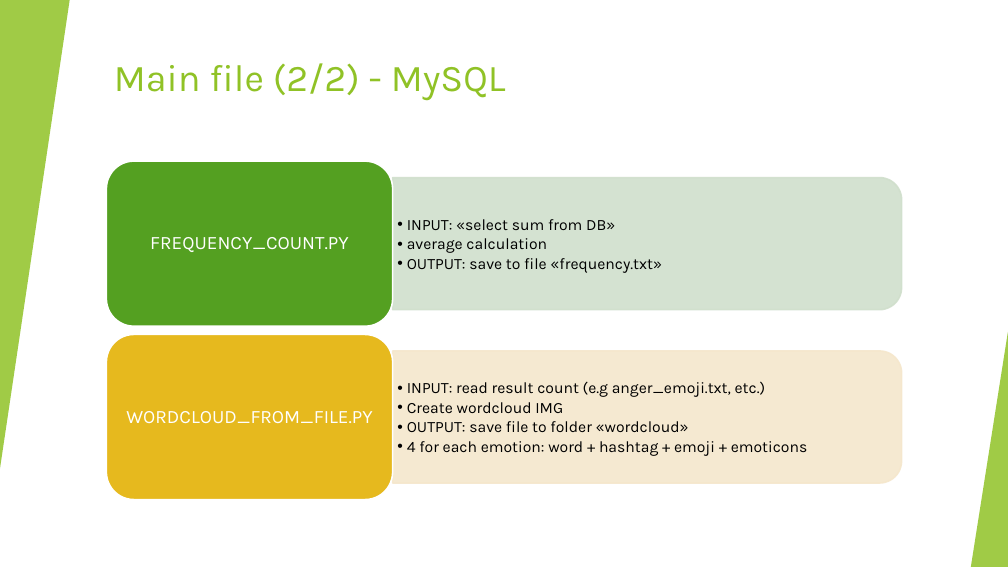
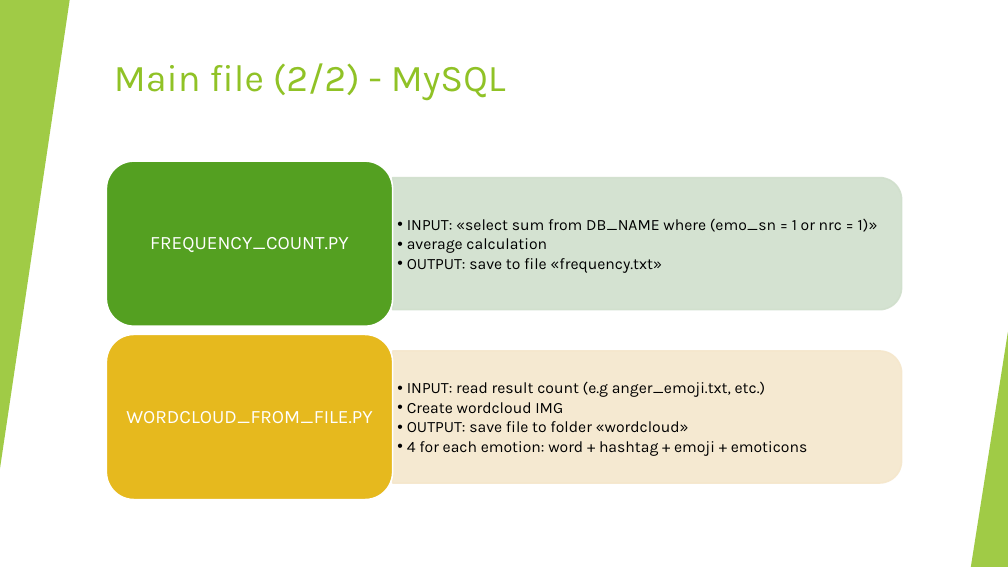
Before and after one commit to lucaMari94/mongodb-sentiment-analysis, a slide deck: slide 10 of silde/slide.pptx. Drawn at 1008x567 pixels with LibreOffice and Linux fonts; fonts in the diff are those of the drawing. Boxes give left, top, right and bottom in pixels: in the first picture for what was removed or moved away, otherwise in the second. Text is boxed around its words. In the diff, an @@ line names an element or a change of style, - is before the commit and + after.

Commit message:
slide fineeeeeeeeeee

```diff
--- a/silde/slide.pptx
+++ b/silde/slide.pptx
@@ text at [407, 219, 878, 232]: text changed @@
-  • INPUT: «select sum from DB»
+  • INPUT: «select sum from DB_NAME where (emo_sn = 1 or nrc = 1)»
```
Also in this commit, not shown: 1 other file.
